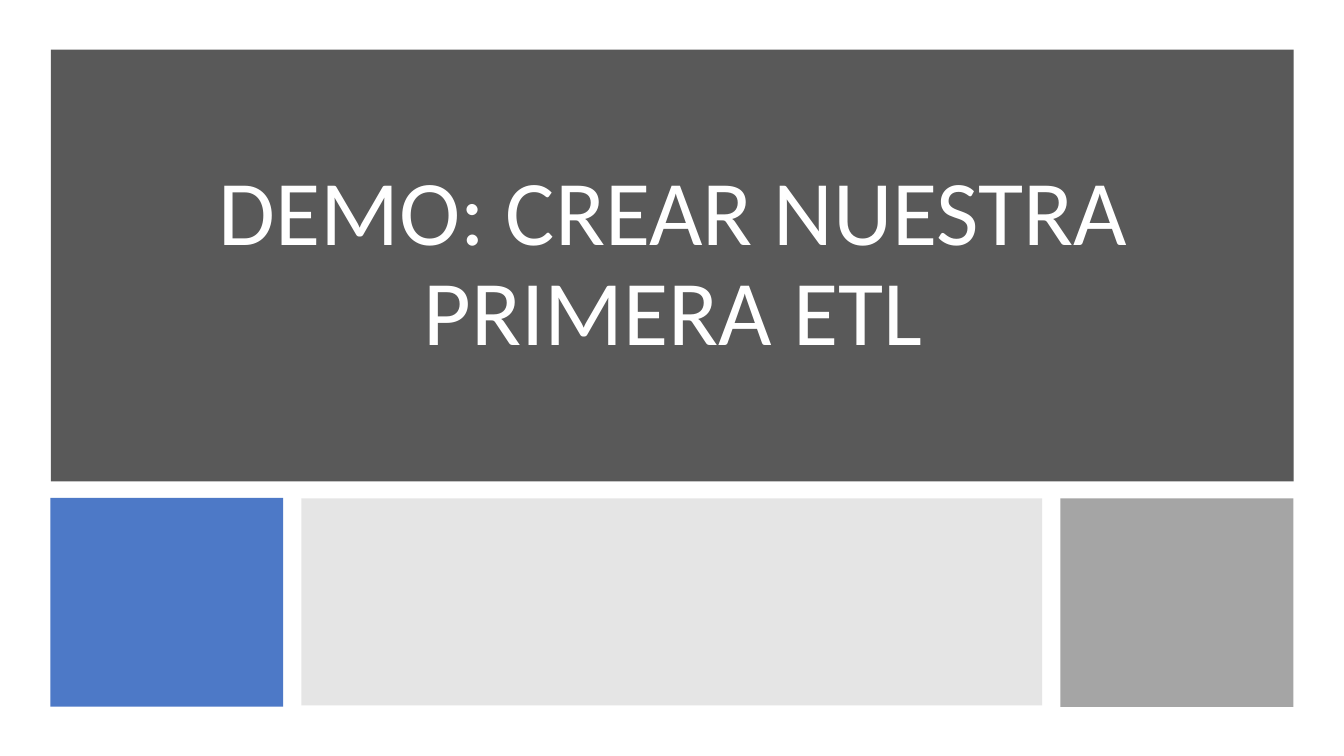
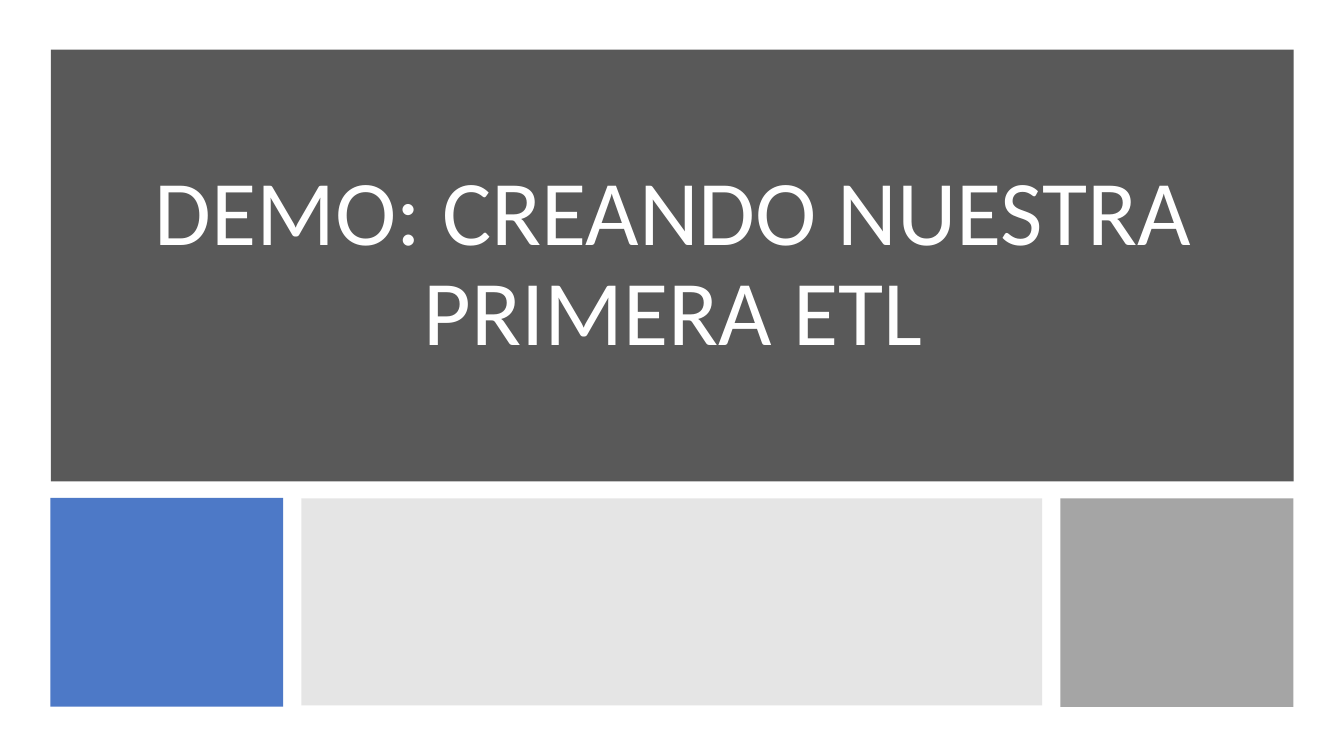
Before and after one commit to jorloicono/AF-BIGDATA-BI, a slide deck: slide 18 of PRESENTACIONES/5. Pentaho.pptx. Drawn at 1344x756 pixels with LibreOffice and Linux fonts; fonts in the diff are those of the drawing. Boxes give left, top, right and bottom in pixels: in the first picture for what was removed or moved away, otherwise in the second. Text is boxed around its words. In the diff, an @@ line names an element or a change of style, - is before the commit and + after.

```diff
--- a/PRESENTACIONES/5. Pentaho.pptx
+++ b/PRESENTACIONES/5. Pentaho.pptx
@@ title at box(155, 185, 1190, 345): text changed @@
-DEMO: CREAR NUESTRA PRIMERA ETL
+DEMO: CREANDO NUESTRA PRIMERA ETL
```
Also in this commit, not shown: 9 slides added, 2 slides removed, 19 other files.
